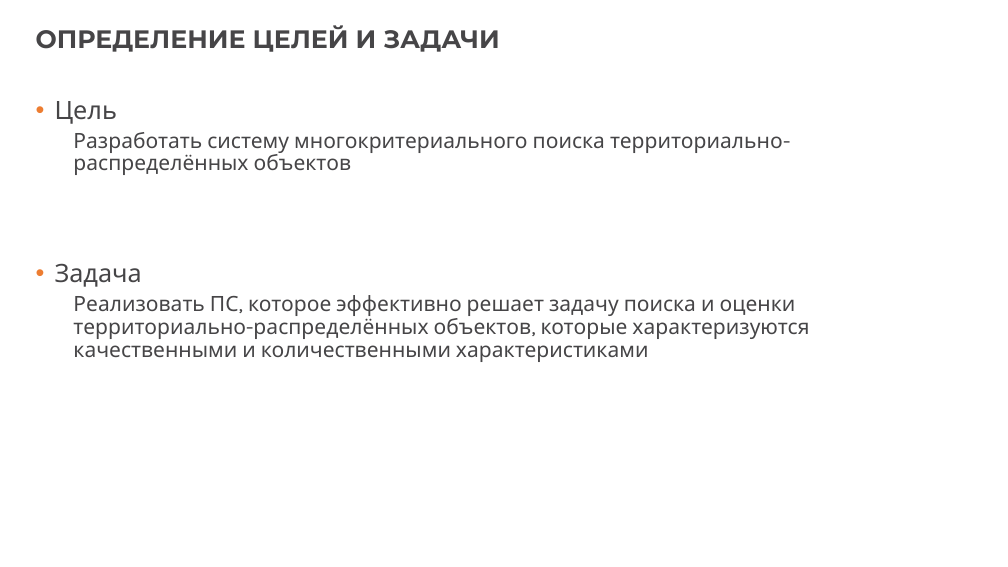
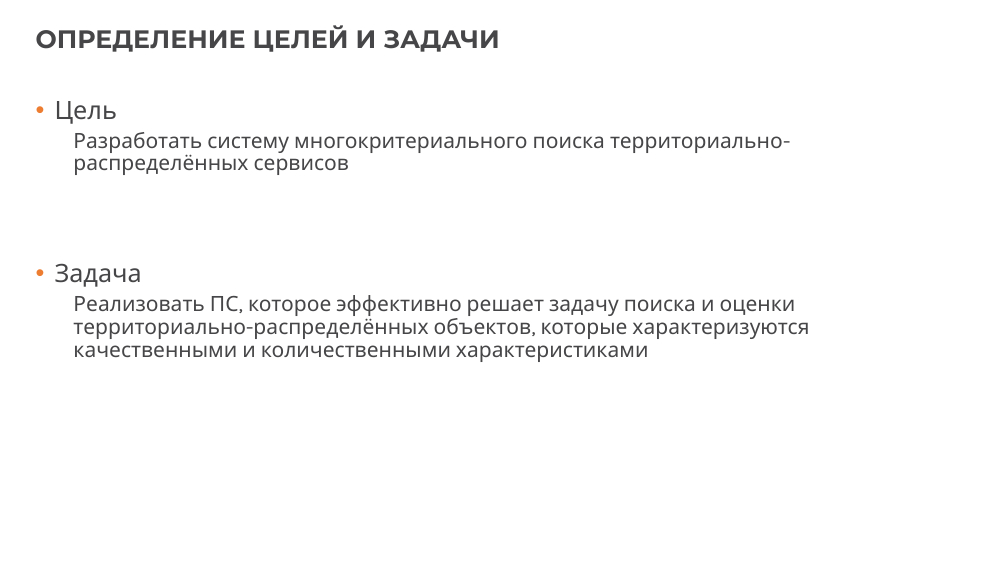
Before and after one commit to fantasticFourKh/emelyaDiplom, a slide deck: slide 3 of presentation/презентаха.pptx. Drawn at 1008x567 pixels with LibreOffice and Linux fonts; fonts in the diff are those of the drawing. Boxes give left, top, right and bottom in pixels: in the first picture for what was removed or moved away, otherwise in the second. Text is boxed around its words. In the diff, an @@ line names an element or a change of style, - is before the commit and + after.

Commit message:
presentation update

```diff
--- a/presentation/презентаха.pptx
+++ b/presentation/презентаха.pptx
@@ text at (73, 132, 783, 175): text changed @@
-  Разработать систему многокритериального поиска территориально-распределённых объектов
+  Разработать систему многокритериального поиска территориально-распределённых сервисов
```
Also in this commit, not shown: 2 other slides changed.
